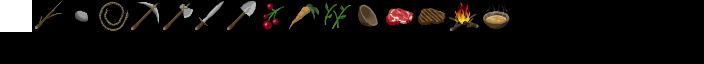
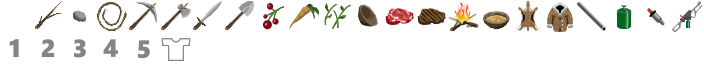
The second 704px x 64px image is a revision of the first. Changes to its layers:
painted on "Paint Layer 4" over [0, 0, 704, 64]
